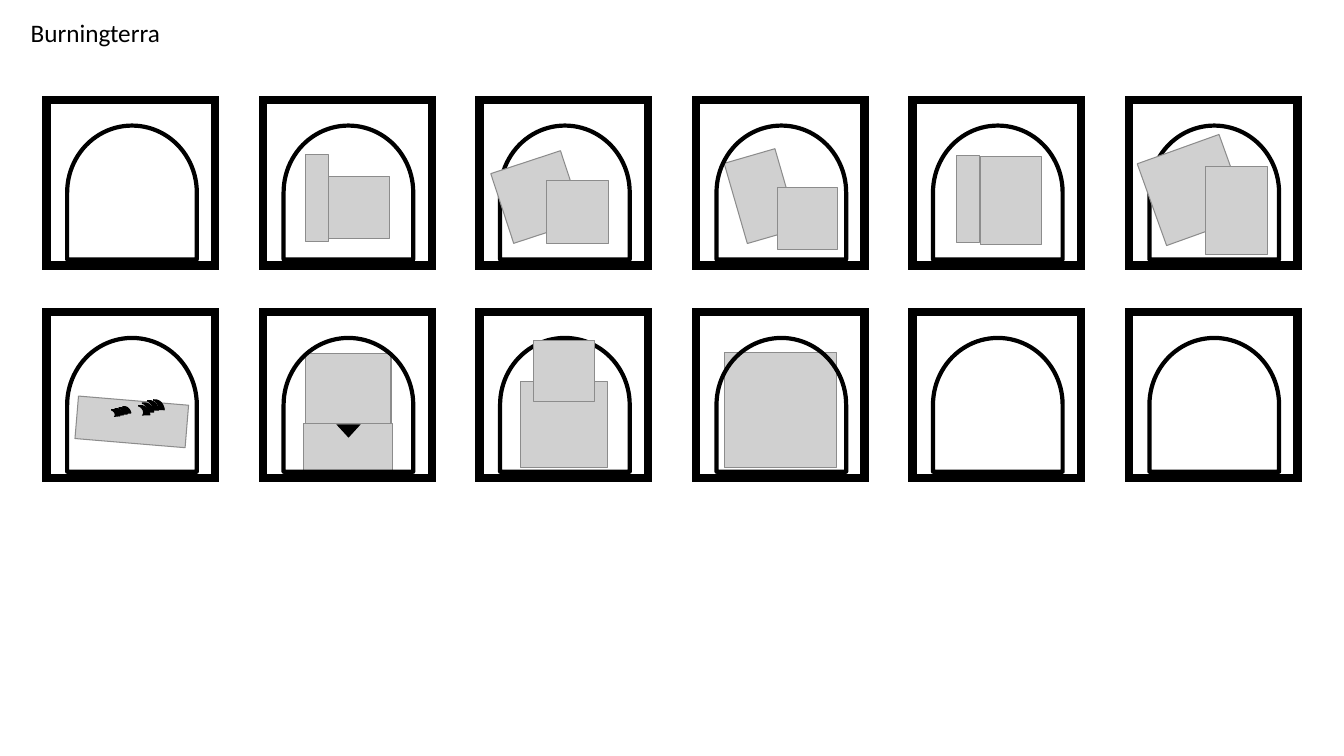
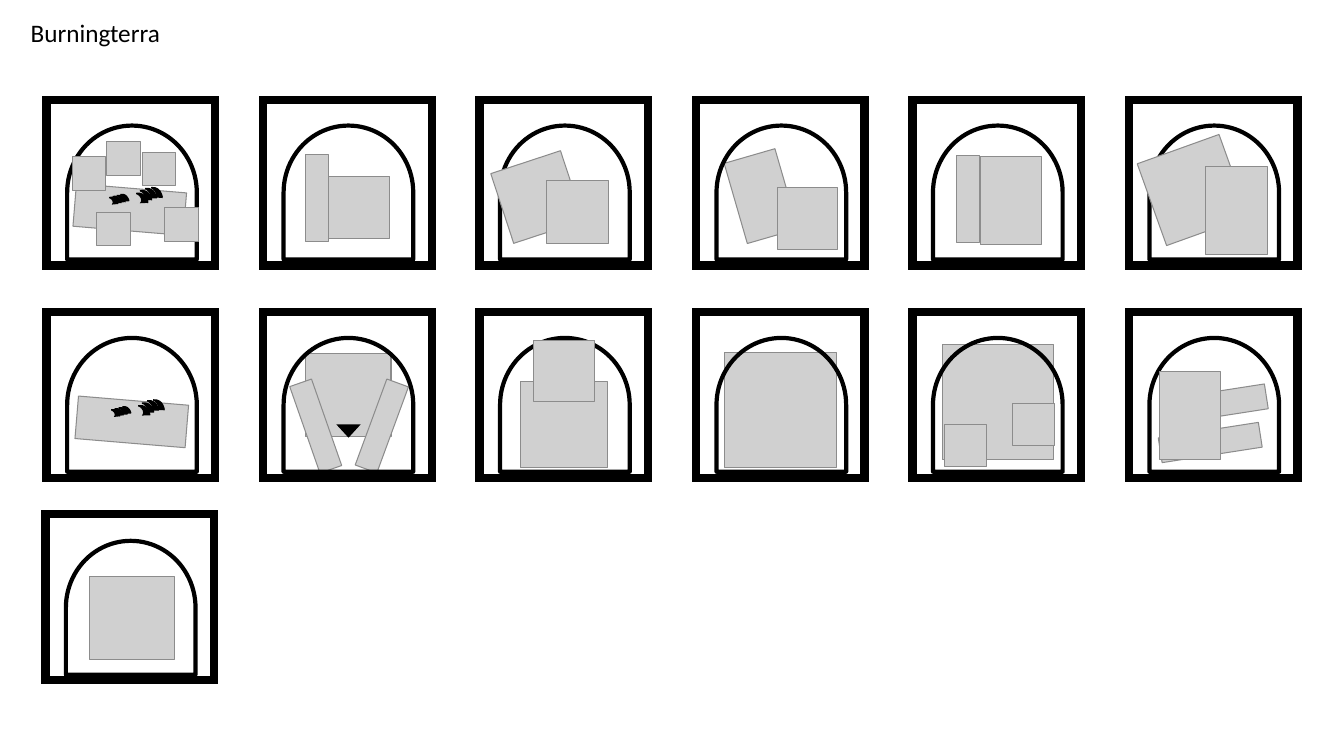
Before and after one commit to alexliuhust/JS_ChessGames, a slide deck: slide 7 of image process/drawings.pptx. Drawn at 1344x756 pixels with LibreOffice and Linux fonts; fonts in the diff are those of the drawing; grey boxes stand for pictures. Boxes give left, top, right and bottom in pixels: in the first picture for what was removed or moved away, otherwise in the second. Text is boxed around its words. In the diff, an @@ line names an element or a change of style, - is before the commit and + after.

```diff
--- a/image process/drawings.pptx
+++ b/image process/drawings.pptx
@@ group added at (73,142,198,246): 8 freeform shapes, 6 pictures @@
@@ picture added at (943,345,1055,461) @@
@@ picture added at (290,379,342,473) @@
@@ picture added at (355,379,408,473) @@
@@ picture added at (1159,372,1221,460) @@
@@ picture added at (1164,385,1269,425) @@
@@ picture added at (1013,403,1056,446) @@
@@ picture removed at (303,424,392,471) @@
@@ picture added at (945,424,987,467) @@
@@ picture added at (1158,423,1263,463) @@
@@ rectangle added at (45,514,214,681), outline #000000 6 pt @@
@@ flow chart delay added at (66,541,196,676), outline #000000 3 pt @@
@@ picture added at (90,577,174,660) @@
```
Also in this commit, not shown: 6 other files.
